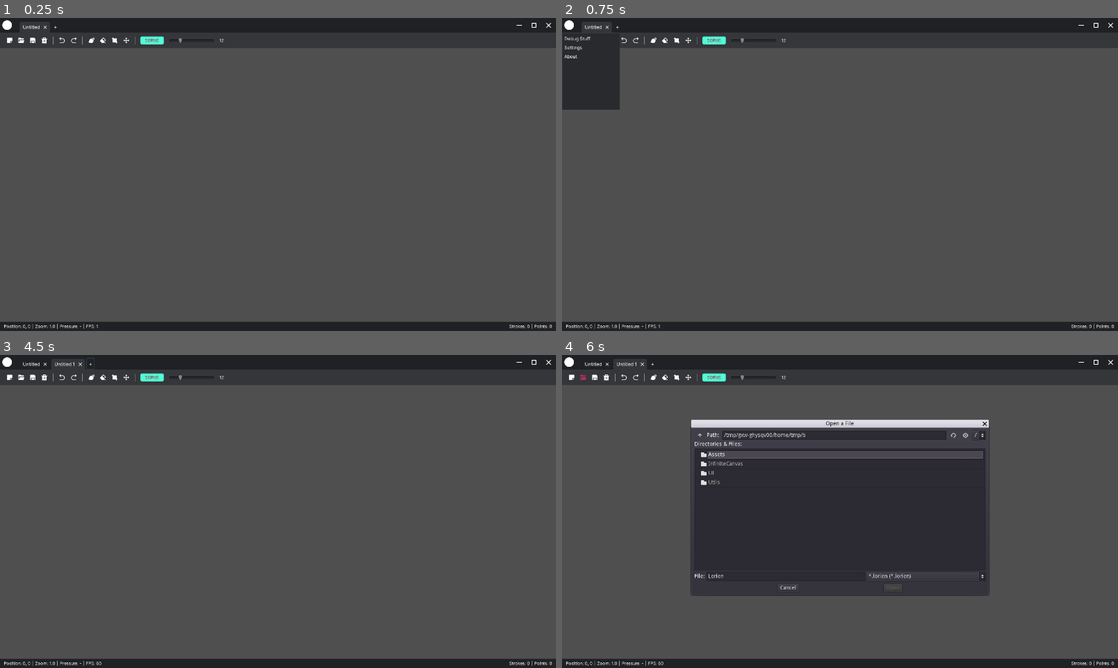
Above: before the commit, frames 1-4 (two rows, left to right).
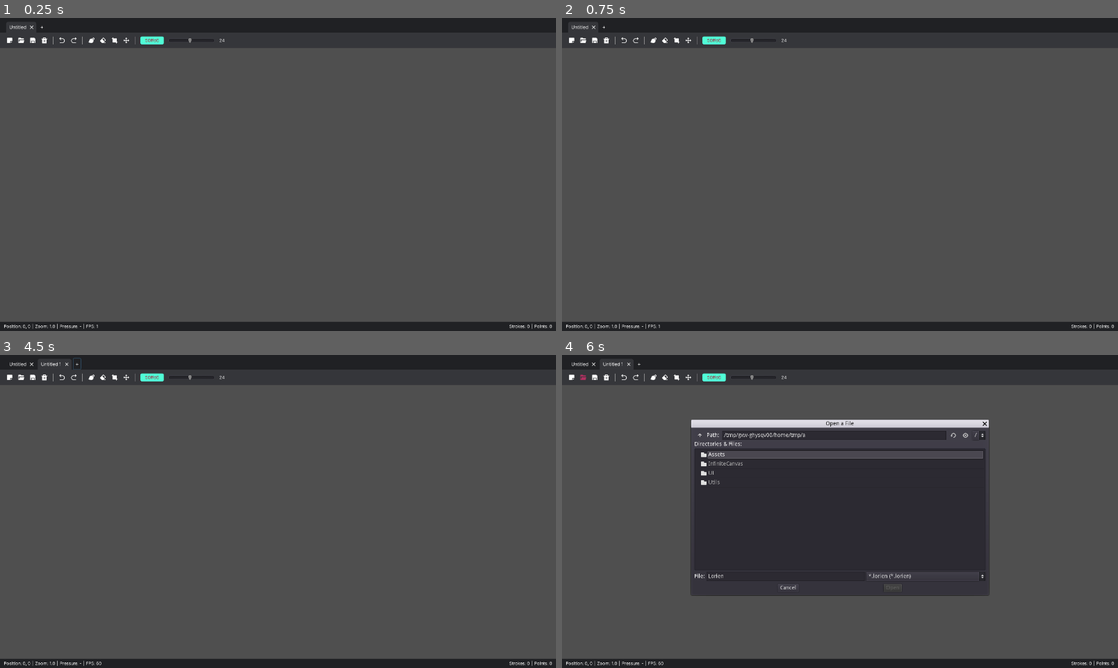
Above: after the commit, the same moments.

Repository: Epsilon0xCell/Lorien
Game: Godot game, scene res://Main.tscn
The game is run twice, just before and just after one commit, with the same random seed, the same clock (stepped at 60 frames per second) and the same inputs. The engine's default icon, where the game draws it, is replaced by a stand-in: a white triangle on a blue panel in a dark square.
Inputs (mouse positions are in pixels of both pictures, inside the frame that each line leads up to):
- Up to frame 1 (0.25 s): no input
- Up to frame 2 (0.75 s): click (567, 24) at 0.52 s
- Up to frame 3 (4.5 s): click (517, 361) at 1.27 s; click (11, 376) at 2.02 s; click (11, 376) at 2.77 s; click "Untitled" at 3.5 s; click "+" at 4.25 s
- Up to frame 4 (6 s): click "Untitled 1" at 5 s; click (584, 376) at 5.75 s

The runs differ from the first frame. In frame 1, 0.1% of the frame differs, in the area x 0-100%, y 0-8%; in frame 2, 2.3%, in the area x 0-100%, y 0-30%; in frame 3, 0.2%; in frame 4, 0.2%.

Commit message:
Removed the whole broderless window stuff...not worth it

Diff:
--- a/lorien/Config.gd
+++ b/lorien/Config.gd
@@ -5,6 +5,6 @@
 #
 
 const DEFAULT_BRUSH_COLOR 			:= Color("50ffd6")
-const DEFAULT_BRUSH_SIZE			:= 12
+const DEFAULT_BRUSH_SIZE			:= 24
 const DEFAULT_FILE_DIALOG_PATH 		:= "C:/Users/mbrla/Desktop/Lorien"
 const DRAW_DEBUG_POINTS				:= false
--- a/lorien/Main.gd
+++ b/lorien/Main.gd
@@ -8,10 +8,6 @@
 onready var _ui_titlebar: UITitlebar = $UITitlebar
 onready var _ui_toolbar: UIToolbar = $UIToolbar
 
-onready var _window_border_top: Control = $WindowBorderTop
-onready var _window_border_bottom: Control = $WindowBorderBottom
-onready var _window_border_left: Control = $WindowBorderLeft
-onready var _window_border_right: Control = $WindowBorderRight
 onready var _file_dialog: FileDialog = $FileDialog
 
 # -------------------------------------------------------------------------------------------------
@@ -19,24 +15,7 @@
 	VisualServer.set_default_clear_color(canvas_color)
 	_file_dialog.current_dir = Config.DEFAULT_FILE_DIALOG_PATH
 
-	# Window borders: mouse enter/exit events
-	_window_border_top.connect("mouse_entered", self, "_on_mouse_entered_window_border")
-	#_window_border_top.connect("mouse_exited", self, "_on_mouse_exited_window_border")
-	_window_border_bottom.connect("mouse_entered", self, "_on_mouse_entered_window_border")
-	#_window_border_bottom.connect("mouse_exited", self, "_on_mouse_exited_window_border")
-	_window_border_left.connect("mouse_entered", self, "_on_mouse_entered_window_border")
-	_window_border_left.connect("mouse_exited", self, "_on_mouse_exited_window_border")
-	_window_border_right.connect("mouse_entered", self, "_on_mouse_entered_window_border")
-	_window_border_right.connect("mouse_exited", self, "_on_mouse_exited_window_border")
-
-	# Window borders: gui events (like click and drag)
-	_window_border_top.connect("gui_input", self, "_on_top_window_border_gui_input")
-	_window_border_bottom.connect("gui_input", self, "_on_bottom_window_border_gui_input")
-	_window_border_left.connect("gui_input", self, "_on_left_window_border_gui_input")
-	_window_border_right.connect("gui_input", self, "_on_right_window_border_gui_input")
-
 	# UI Signals
-	_ui_titlebar.connect("close_requested", self, "_on_close_requested")
 	_ui_toolbar.connect("clear_canvas", self, "_on_clear_canvas")
 	_ui_toolbar.connect("open_file", self, "_on_load_file")
 	_ui_toolbar.connect("save_file", self, "_on_save_file")
@@ -75,58 +54,9 @@
 	LorienIO.save_file(filepath, _canvas._brush_strokes)
 
 # -------------------------------------------------------------------------------------------------
-func _on_close_requested() -> void:
-	# TODO: ask to save unsaved project
-	get_tree().quit()
-
-# -------------------------------------------------------------------------------------------------
-func _on_top_window_border_gui_input(event: InputEvent):
-	if Input.is_mouse_button_pressed(BUTTON_LEFT) && event is InputEventMouseMotion:
-		OS.window_position.y += event.relative.y
-		OS.window_size.y -= event.relative.y
-
-# -------------------------------------------------------------------------------------------------
-func _on_bottom_window_border_gui_input(event: InputEvent):
-	if Input.is_mouse_button_pressed(BUTTON_LEFT) && event is InputEventMouseMotion:
-		OS.window_size.y += event.relative.y
-
-# -------------------------------------------------------------------------------------------------
-func _on_left_window_border_gui_input(event: InputEvent):
-	if Input.is_mouse_button_pressed(BUTTON_LEFT) && event is InputEventMouseMotion:
-		OS.window_position.x += event.relative.x
-		OS.window_size.x -= event.relative.x
-
-# -------------------------------------------------------------------------------------------------
-func _on_right_window_border_gui_input(event: InputEvent):
-	if Input.is_mouse_button_pressed(BUTTON_LEFT) && event is InputEventMouseMotion:
-		OS.window_size.x += event.relative.x
-
-# -------------------------------------------------------------------------------------------------
-func _on_mouse_entered_window_border() -> void:
-	_canvas.disable()
-
-# -------------------------------------------------------------------------------------------------
-func _on_mouse_exited_window_border() -> void:
-	_canvas.enable()
-
-# -------------------------------------------------------------------------------------------------
 func _on_InfiniteCanvas_mouse_entered():
 	_canvas.enable()
 
 # -------------------------------------------------------------------------------------------------
 func _on_InfiniteCanvas_mouse_exited():
 	_canvas.disable()
-
-# -------------------------------------------------------------------------------------------------
-func _on_UITitlebar_window_maximized():
-	_window_border_top.hide()
-	_window_border_bottom.hide()
-	_window_border_left.hide()
-	_window_border_right.hide()
-
-# -------------------------------------------------------------------------------------------------
-func _on_UITitlebar_window_demaximized():
-	_window_border_top.show()
-	_window_border_bottom.show()
-	_window_border_left.show()
-	_window_border_right.show()
--- a/lorien/Main.tscn
+++ b/lorien/Main.tscn
@@ -77,10 +77,10 @@
 }
 
 [node name="ColorPicker" type="ColorPicker" parent="ColorpickerPopup/PanelContainer"]
-margin_left = 196.0
-margin_top = 196.0
-margin_right = 504.0
-margin_bottom = 634.0
+margin_left = 200.0
+margin_top = 200.0
+margin_right = 508.0
+margin_bottom = 638.0
 edit_alpha = false
 __meta__ = {
 "_edit_use_anchors_": false
@@ -90,57 +90,5 @@
 margin_top = 38.0
 margin_bottom = 238.0
 
-[node name="WindowBorderTop" type="Control" parent="."]
-anchor_right = 1.0
-margin_left = 67.0
-margin_bottom = 4.0
-rect_min_size = Vector2( 0, 4 )
-rect_pivot_offset = Vector2( 9.82043, 0.0910397 )
-mouse_default_cursor_shape = 9
-__meta__ = {
-"_edit_use_anchors_": false
-}
-
-[node name="WindowBorderBottom" type="Control" parent="."]
-anchor_top = 1.0
-anchor_right = 1.0
-anchor_bottom = 1.0
-margin_left = 0.5
-margin_top = -6.75
-margin_right = 0.5
-margin_bottom = -0.75
-rect_min_size = Vector2( 0, 6 )
-rect_pivot_offset = Vector2( 9.82043, 0.0910397 )
-mouse_default_cursor_shape = 9
-__meta__ = {
-"_edit_use_anchors_": false
-}
-
-[node name="WindowBorderRight" type="Control" parent="."]
-anchor_left = 1.0
-anchor_right = 1.0
-anchor_bottom = 1.0
-margin_left = -6.7937
-margin_top = 219.0
-margin_right = -0.793701
-rect_min_size = Vector2( 6, 0 )
-rect_pivot_offset = Vector2( 9.82043, 0.0910397 )
-mouse_default_cursor_shape = 10
-__meta__ = {
-"_edit_use_anchors_": false
-}
-
-[node name="WindowBorderLeft" type="Control" parent="."]
-anchor_bottom = 1.0
-margin_top = 38.0
-margin_right = 4.0
-rect_min_size = Vector2( 4, 0 )
-mouse_default_cursor_shape = 10
-__meta__ = {
-"_edit_use_anchors_": false
-}
-
 [connection signal="mouse_entered" from="InfiniteCanvas" to="." method="_on_InfiniteCanvas_mouse_entered"]
 [connection signal="mouse_exited" from="InfiniteCanvas" to="." method="_on_InfiniteCanvas_mouse_exited"]
-[connection signal="window_demaximized" from="UITitlebar" to="." method="_on_UITitlebar_window_demaximized"]
-[connection signal="window_maximized" from="UITitlebar" to="." method="_on_UITitlebar_window_maximized"]
--- a/lorien/UI/UITitlebar.gd
+++ b/lorien/UI/UITitlebar.gd
@@ -5,36 +5,18 @@
 const UI_TAB = preload("res://UI/Components/UITab.tscn")
 
 # -------------------------------------------------------------------------------------------------
-signal close_requested
-signal window_maximized
-signal window_demaximized
-signal window_minimized
 signal file_tab_selected
 signal file_tab_close_requested
 
 # -------------------------------------------------------------------------------------------------
 onready var _file_tabs: HBoxContainer = $Left/Tabs
 export var _menu_popup_path: NodePath
-var _mouse_pressed := false
-var _mouse_draging := false
-var _drag_offset: Vector2
 var _active_file_tab: UITab
 
 # -------------------------------------------------------------------------------------------------
 func _ready() -> void:
 	var tab := add_tab("Untitled", "")
 	set_tab_active(tab)
-
-# -------------------------------------------------------------------------------------------------
-func _process(delta: float) -> void:
-	if _mouse_pressed && _mouse_draging:
-		if OS.window_maximized && Utils.get_native_mouse_position_on_screen().y > 100:
-			OS.window_maximized = false
-			emit_signal("window_demaximized")
-		else:
-			var mouse_pos := get_tree().root.get_viewport().get_mouse_position()
-			var win_pos :=  OS.window_position
-			OS.window_position = mouse_pos + win_pos + _drag_offset
 
 # -------------------------------------------------------------------------------------------------
 func add_tab(name: String, filepath: String) -> UITab:
@@ -72,42 +54,3 @@
 	 # TODO; dont do this here. this should be handled in Main.gd or somewehre with business logic
 	var tab := add_tab("Untitled %s" % _file_tabs.get_child_count(), "")
 	set_tab_active(tab)
-
-# -------------------------------------------------------------------------------------------------
-func _on_CloseButton_pressed():
-	emit_signal("close_requested")
-
-# -------------------------------------------------------------------------------------------------
-func _on_MaximizeButton_pressed() -> void:
-	if OS.window_maximized:
-		OS.window_maximized = false
-		emit_signal("window_demaximized")
-	else:
-		OS.window_maximized = true
-		emit_signal("window_maximized")
-
-# -------------------------------------------------------------------------------------------------
-func _on_MinimizeButton_pressed() -> void:
-	OS.window_minimized = true
-	emit_signal("window_minimized")
-
-# -------------------------------------------------------------------------------------------------
-func _on_UITitlebar_gui_input(event: InputEvent) -> void:
-	if event is InputEventMouseButton:
-		if !event.pressed:
-			_mouse_draging = false
-
-		if event.button_index == BUTTON_LEFT:
-			if event.doubleclick:
-				_on_MaximizeButton_pressed()
-			else:
-				_drag_offset = OS.window_position - (event.global_position + OS.window_position)
-				_mouse_pressed = event.pressed
-	elif event is InputEventMouseMotion:
-		if _mouse_pressed:
-			_mouse_draging = true
-
-# -------------------------------------------------------------------------------------------------
-func _on_Logo_pressed():
-	var popup_panel: PopupMenu = get_node(_menu_popup_path)
-	popup_panel.popup()
--- a/lorien/UI/UITitlebar.tscn
+++ b/lorien/UI/UITitlebar.tscn
@@ -1,12 +1,7 @@
-[gd_scene load_steps=8 format=2]
+[gd_scene load_steps=3 format=2]
 
 [ext_resource path="res://UI/Themes/theme_dark.tres" type="Theme" id=1]
 [ext_resource path="res://UI/UITitlebar.gd" type="Script" id=2]
-[ext_resource path="res://Assets/logo.png" type="Texture" id=3]
-[ext_resource path="res://Assets/Icons/window_close_white.png" type="Texture" id=4]
-[ext_resource path="res://Assets/Icons/window_maximize_white.png" type="Texture" id=5]
-[ext_resource path="res://Assets/Icons/window_minimize_white.png" type="Texture" id=6]
-[ext_resource path="res://UI/Components/UIWindowButton.tscn" type="PackedScene" id=7]
 
 [node name="UITitlebar" type="Panel"]
 anchor_right = 1.0
@@ -28,36 +23,15 @@
 "_edit_use_anchors_": false
 }
 
-[node name="VSeparator3" type="VSeparator" parent="Left"]
-margin_right = 2.0
-margin_bottom = 38.0
-mouse_filter = 2
-custom_constants/separation = 2
-
-[node name="Logo" type="TextureButton" parent="Left"]
-margin_left = 6.0
-margin_top = 6.0
-margin_right = 31.0
-margin_bottom = 31.0
-rect_min_size = Vector2( 25, 25 )
-size_flags_horizontal = 4
-size_flags_vertical = 4
-texture_normal = ExtResource( 3 )
-texture_pressed = ExtResource( 3 )
-texture_hover = ExtResource( 3 )
-texture_disabled = ExtResource( 3 )
-texture_focused = ExtResource( 3 )
-
 [node name="VSeparator2" type="VSeparator" parent="Left"]
-margin_left = 35.0
-margin_right = 47.0
+margin_right = 12.0
 margin_bottom = 38.0
 mouse_filter = 2
 custom_constants/separation = 12
 
 [node name="Tabs" type="HBoxContainer" parent="Left"]
-margin_left = 51.0
-margin_right = 101.0
+margin_left = 16.0
+margin_right = 66.0
 margin_bottom = 38.0
 rect_min_size = Vector2( 50, 38 )
 __meta__ = {
@@ -65,49 +39,12 @@
 }
 
 [node name="NewFileButton" type="Button" parent="Left"]
-margin_left = 105.0
+margin_left = 70.0
 margin_top = 8.0
-margin_right = 126.0
+margin_right = 91.0
 margin_bottom = 38.0
 size_flags_vertical = 8
 text = "+"
 flat = true
 
-[node name="Right" type="HBoxContainer" parent="."]
-anchor_left = 1.0
-anchor_right = 1.0
-anchor_bottom = 1.0
-margin_left = -114.0
-size_flags_horizontal = 3
-size_flags_vertical = 3
-custom_constants/separation = 0
-alignment = 2
-__meta__ = {
-"_edit_use_anchors_": false
-}
-
-[node name="MinimizeButton" parent="Right" instance=ExtResource( 7 )]
-hover_background = Color( 1, 1, 1, 0.0980392 )
-hover_texture = Color( 1, 1, 1, 1 )
-texture = ExtResource( 6 )
-
-[node name="MaximizeButton" parent="Right" instance=ExtResource( 7 )]
-margin_left = 38.0
-margin_right = 76.0
-hover_background = Color( 1, 1, 1, 0.0980392 )
-hover_texture = Color( 1, 1, 1, 1 )
-texture = ExtResource( 5 )
-
-[node name="CloseButton" parent="Right" instance=ExtResource( 7 )]
-margin_left = 76.0
-margin_right = 114.0
-hover_background = Color( 1, 0.368627, 0.368627, 1 )
-hover_texture = Color( 1, 1, 1, 1 )
-texture = ExtResource( 4 )
-
-[connection signal="gui_input" from="." to="." method="_on_UITitlebar_gui_input"]
-[connection signal="pressed" from="Left/Logo" to="." method="_on_Logo_pressed"]
 [connection signal="pressed" from="Left/NewFileButton" to="." method="_on_NewFileButton_pressed"]
-[connection signal="pressed" from="Right/MinimizeButton" to="." method="_on_MinimizeButton_pressed"]
-[connection signal="pressed" from="Right/MaximizeButton" to="." method="_on_MaximizeButton_pressed"]
-[connection signal="pressed" from="Right/CloseButton" to="." method="_on_CloseButton_pressed"]
Binary file removed: lorien/Assets/Icons/window_close_white.png
Not shown, removed: lorien/Assets/Icons/window_close_white.png.import
Binary file removed: lorien/Assets/Icons/window_maximize_white.png
Not shown, removed: lorien/Assets/Icons/window_maximize_white.png.import
Binary file removed: lorien/Assets/Icons/window_minimize_white.png
Not shown, removed: lorien/Assets/Icons/window_minimize_white.png.import
